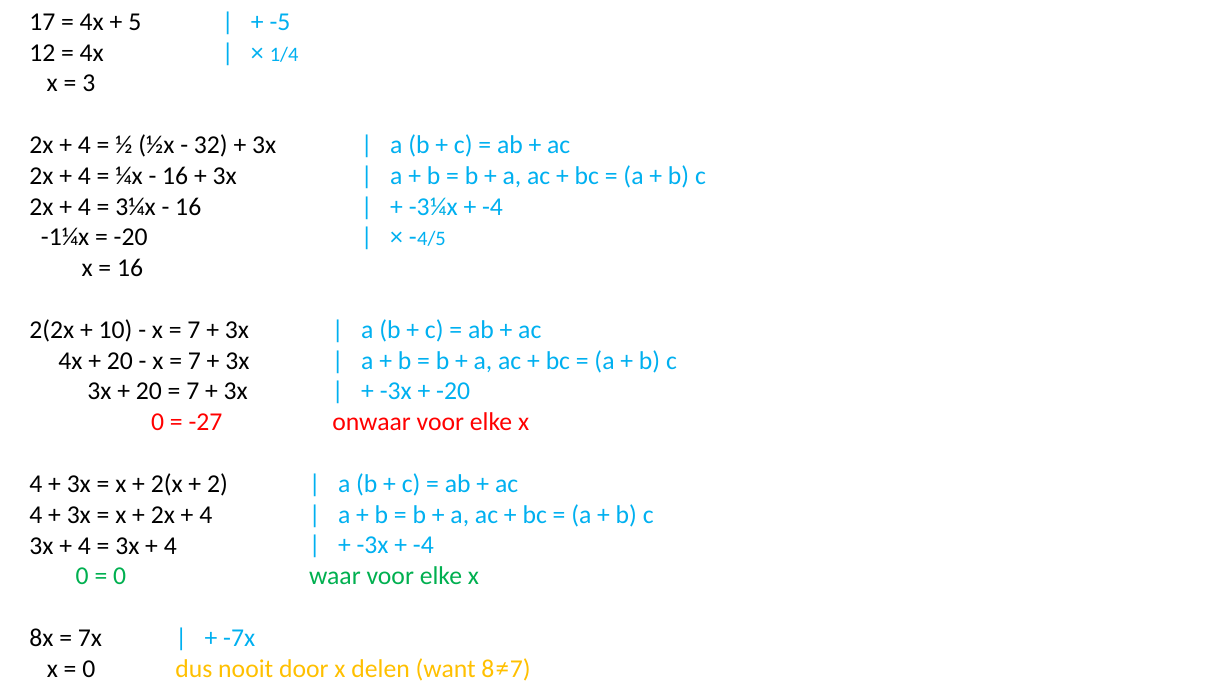
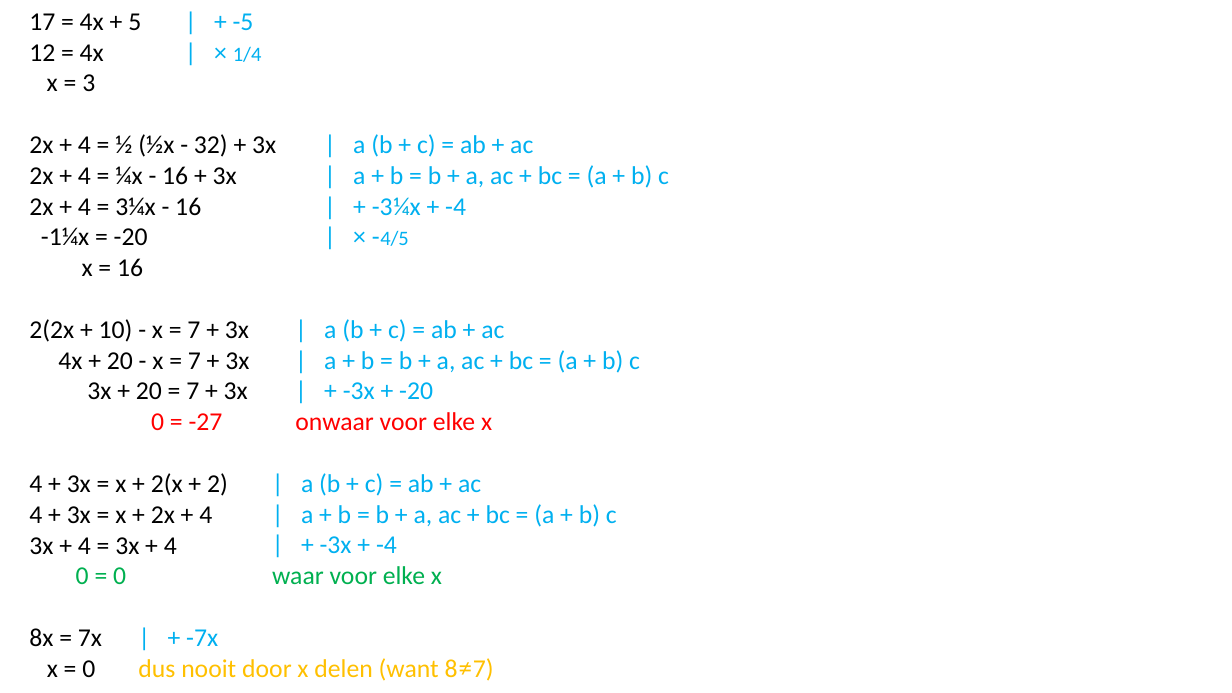
Before and after one commit to QQuick/Wiztech, a slide deck: slide 6 of module_2_numerieke_wiskunde/les_2_vergelijkingen_matrices_en_vectoren/vergelijkingen_1.odp. Drawn at 1232x693 pixels with LibreOffice and Linux fonts; fonts in the diff are those of the drawing. Boxes give left, top, right and bottom in pixels: in the first picture for what was removed or moved away, otherwise in the second. Text is boxed around its words. In the diff, an @@ line names an element or a change of style, - is before the commit and + after.

```diff
--- a/module_2_numerieke_wiskunde/les_2_vergelijkingen_matrices_en_vectoren/vergelijkingen_1.odp
+++ b/module_2_numerieke_wiskunde/les_2_vergelijkingen_matrices_en_vectoren/vergelijkingen_1.odp
@@ text "| + -5": place and size @@
-text "| + -5" at box(175, 13, 706, 681)
+text "| + -5" at box(138, 13, 669, 681)
```
Also in this commit, not shown: 1 other file.
